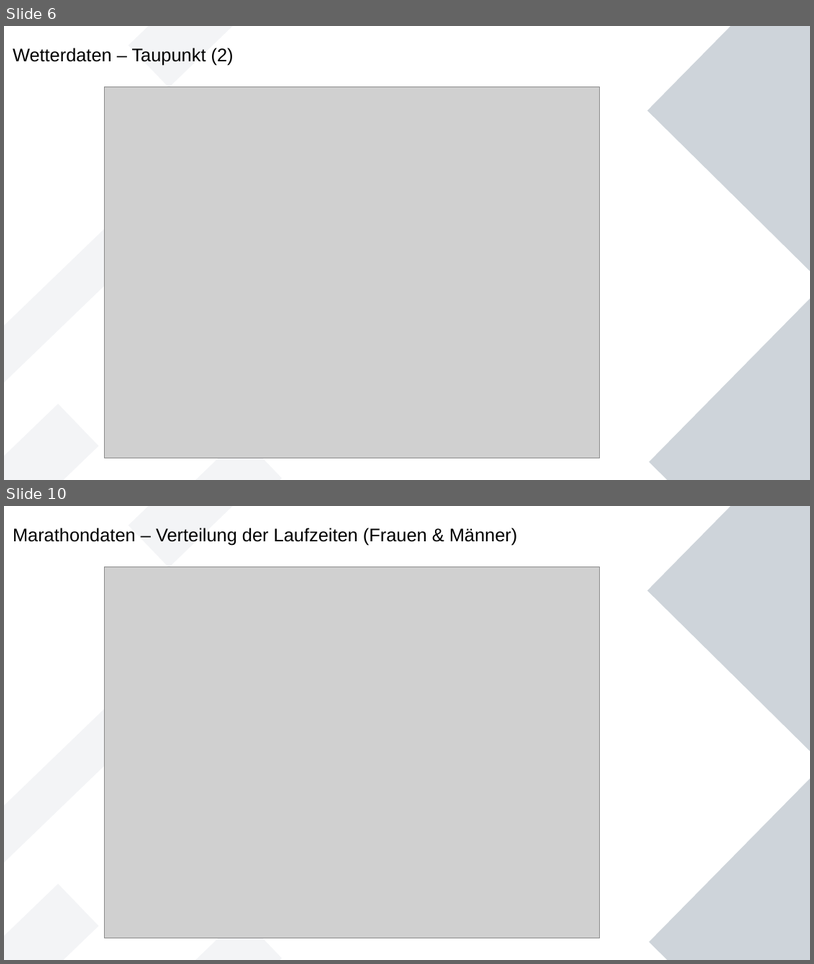
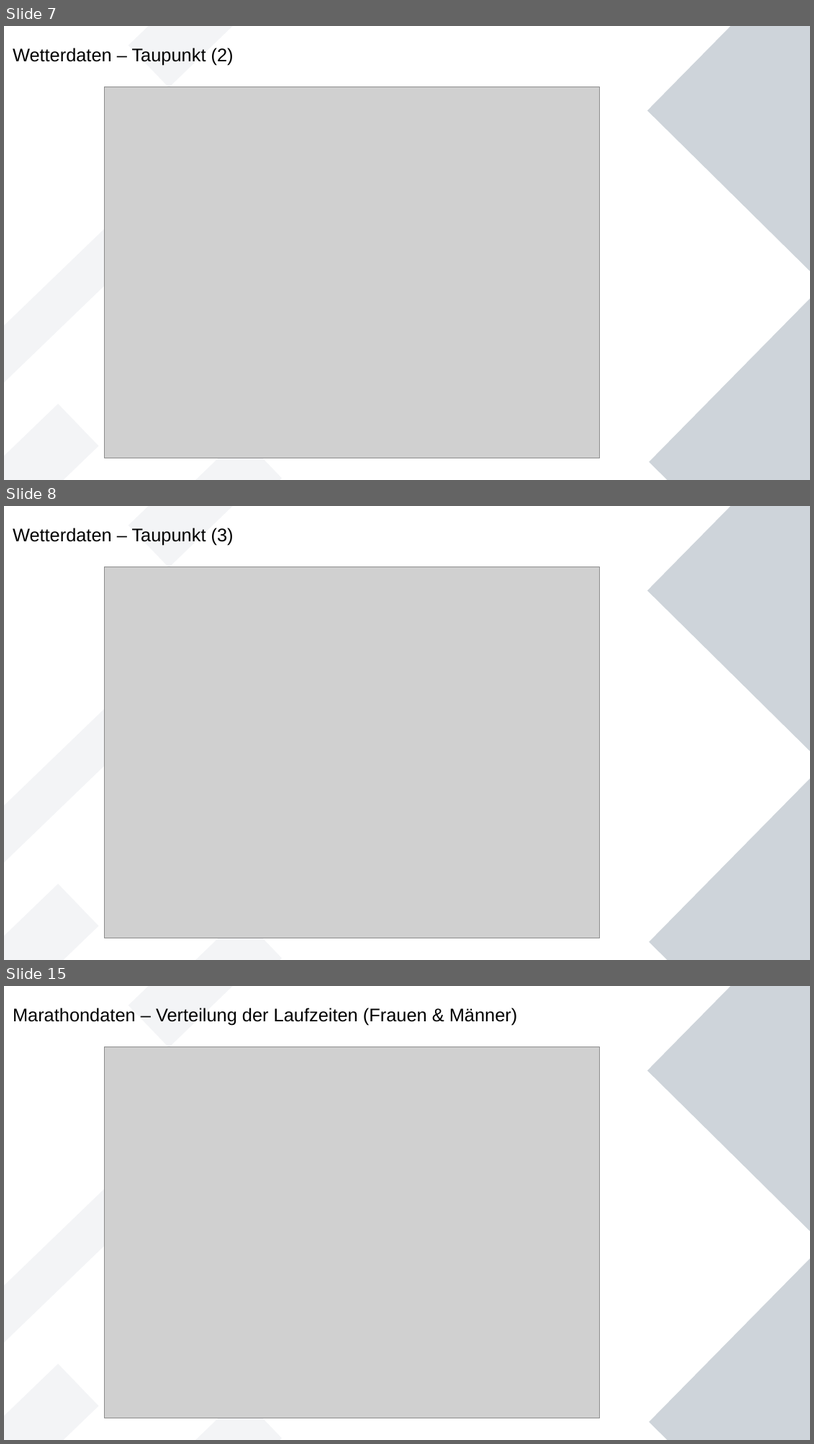
Before and after one commit to Wade-Sys/wma, a slide deck: analyse/Erste_Analysen.odp. Shown one above the other, each under a label of ours: slides 6 and 10 before the commit, slides 7, 8 and 15 after it; the slides between them are not shown. The pictures are 814x964 and 814x1444 pixels, drawn with LibreOffice and Linux fonts; fonts in the diff are those of the drawing; grey boxes stand for pictures. Boxes give left, top, right and bottom in pixels: in the first picture for what was removed or moved away, otherwise in the second. Text is boxed around its words. In the diff, an @@ line names an element or a change of style, - is before the commit and + after.

```diff
--- a/analyse/Erste_Analysen.odp
+++ b/analyse/Erste_Analysen.odp
@@ slide 8 added at <box>4,506,810,960</box>, background #FFFFFF; not listed: 6 template elements that a slide beside it also shows @@
@@ title added at <box>13,528,234,546</box>, 18 pt, text #000000 @@
+Wetterdaten – Taupunkt (3)
@@ picture added at <box>105,566,600,939</box> @@
@@ what was slide 6 is now slide 7 @@
@@ what was slide 10 is now slide 15 @@
```
Also in this commit, not shown: 3 slides changed, 12 other slides added, 1 slide removed, 17 other files.
